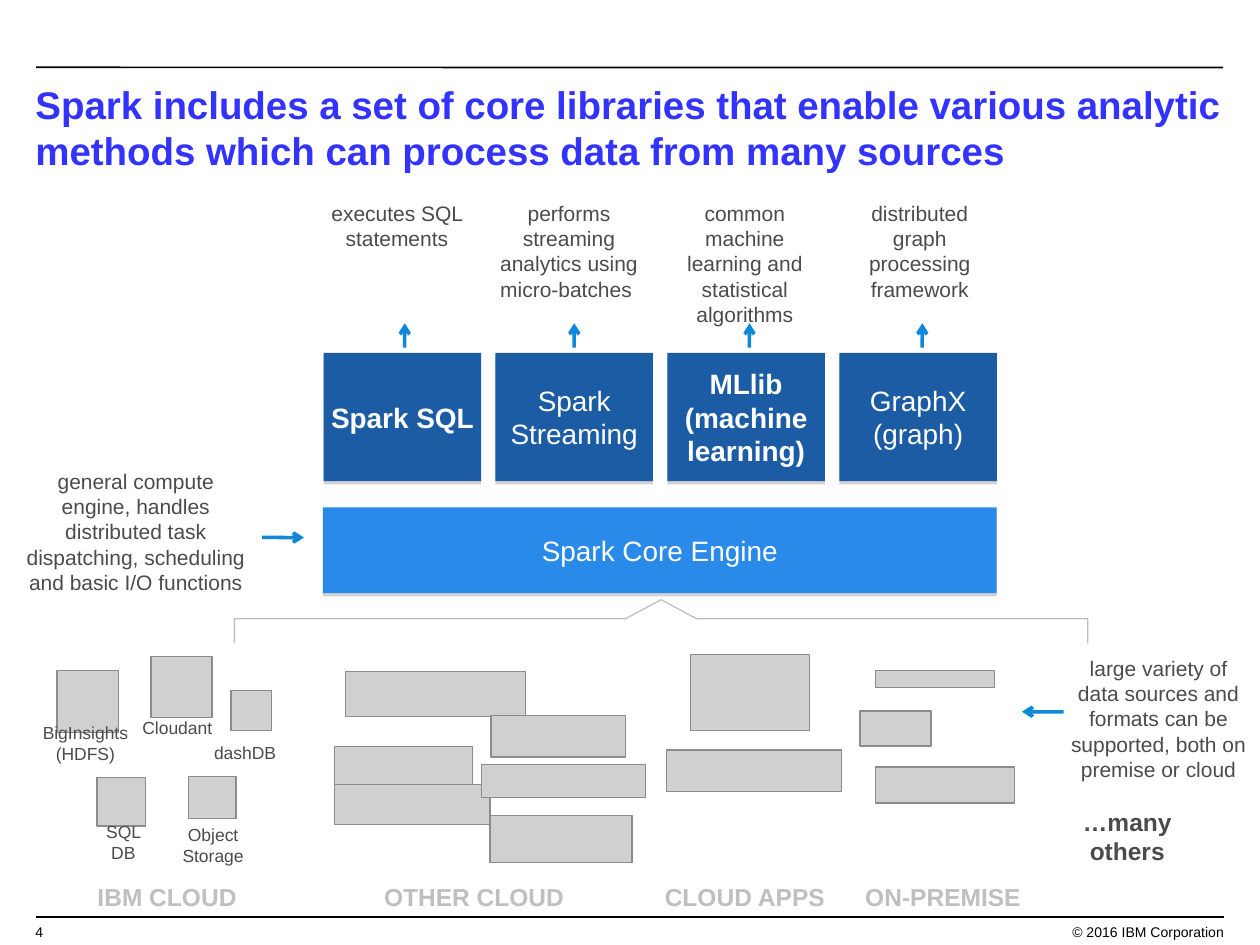
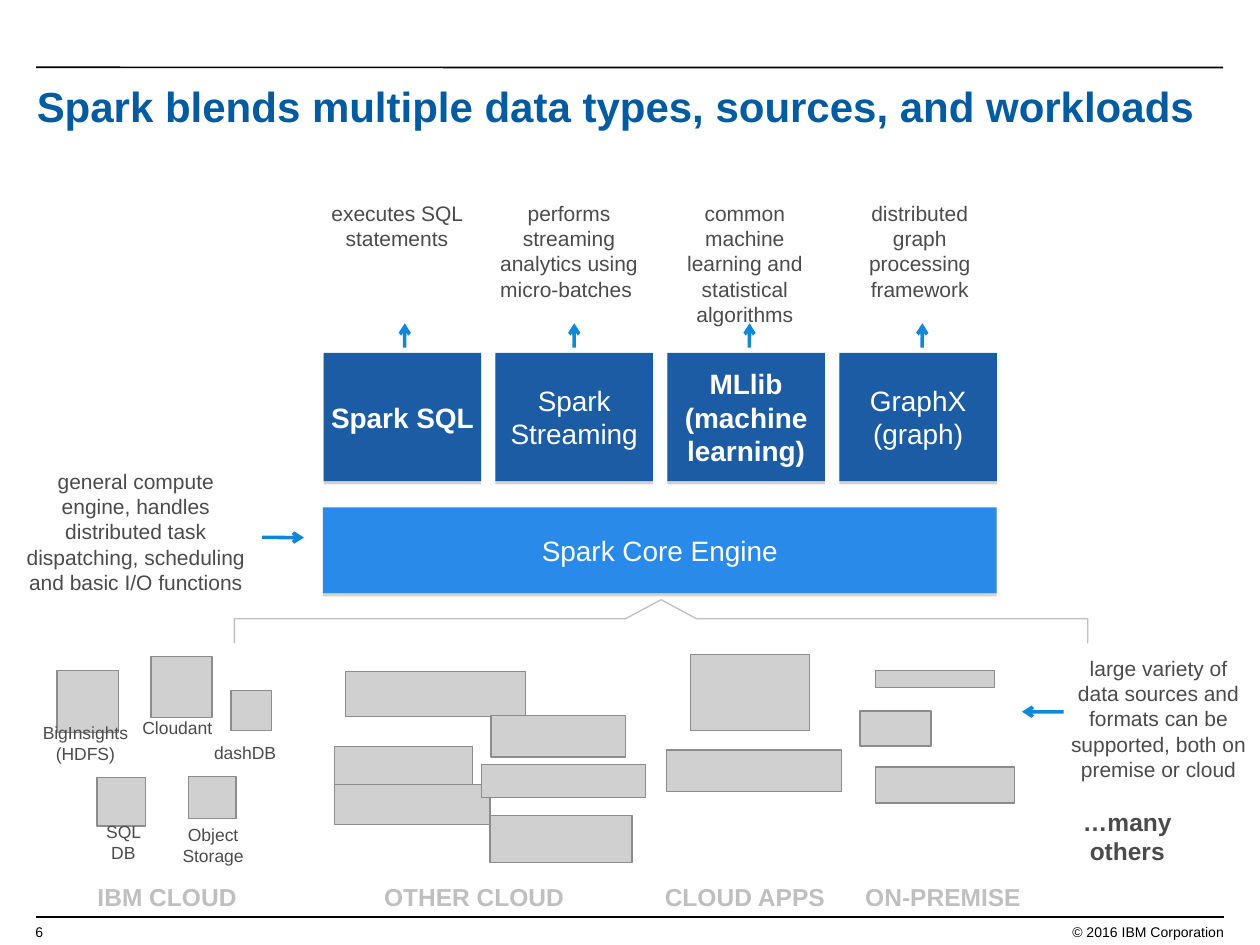
Before and after one commit to jpatter/SparkPOT, a slide deck: slide 6 of Lab-1/Coding w Apache Spark.ppt (slide 4 before the commit). Drawn at 1260x945 pixels with LibreOffice and Linux fonts; fonts in the diff are those of the drawing; grey boxes stand for pictures; background and template pictures are left out. Boxes give left, top, right and bottom in pixels: in the first picture for what was removed or moved away, otherwise in the second. Text is boxed around its words. In the diff, an @@ line names an element or a change of style, - is before the commit and + after.

```diff
--- a/Lab-1/Coding w Apache Spark.ppt
+++ b/Lab-1/Coding w Apache Spark.ppt
@@ title at <box>37,91,1194,131</box>: text changed; size 22 to 24 pt; text colour #3333FF to #005BA0 @@
-Spark includes a set of core libraries that enable various analytic methods which can process data from many sources
+Spark blends multiple data types, sources, and workloads
@@ page number at <box>35,927,43,937</box>: text changed @@
-4
+6
```
Also in this commit, not shown: 26 other slides changed, 4 slides added, 2 slides removed.
